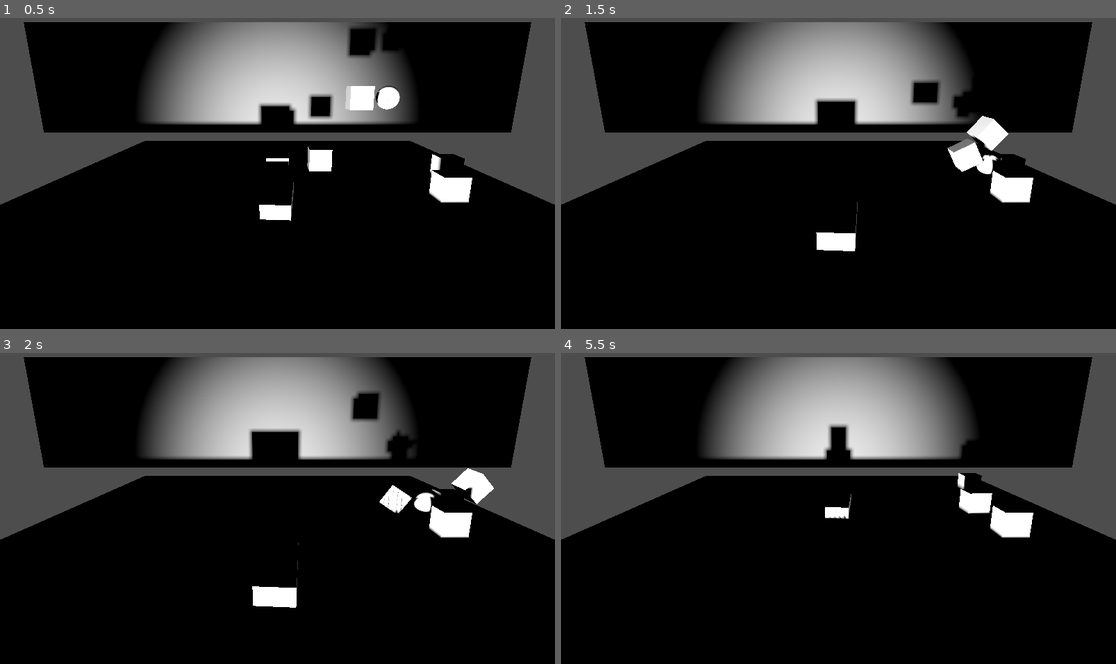
Above: before the commit, frames 1-4 (two rows, left to right).
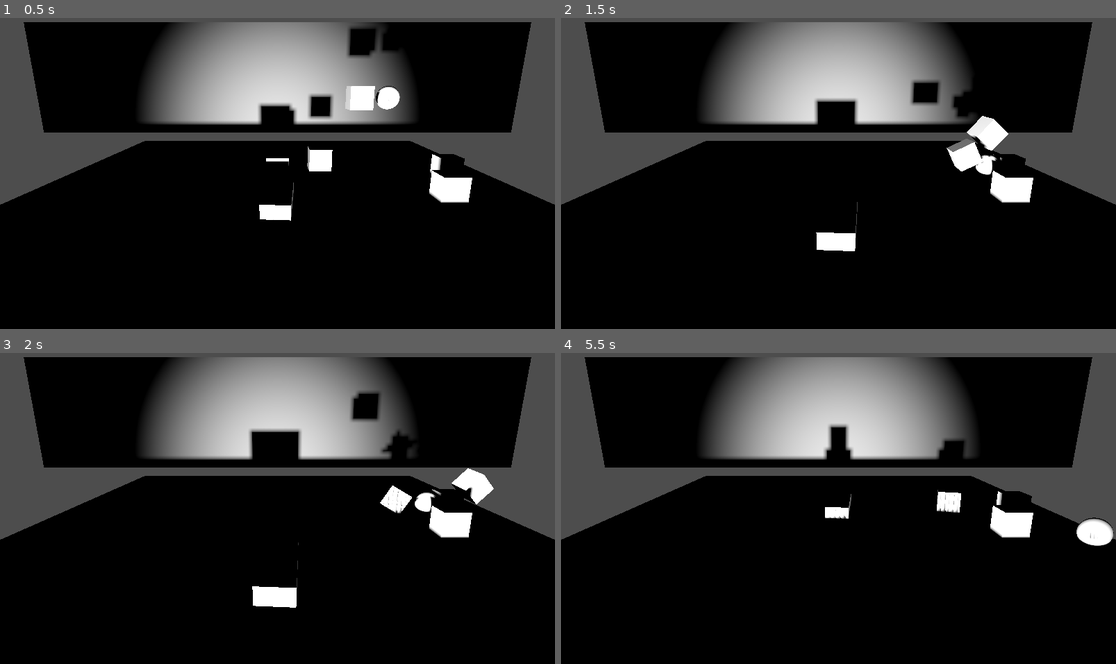
Above: after the commit, the same moments.

Repository: connorheyz/shadow-play
Game: Godot game, scene res://Push.tscn
Two runs of this game, one before a commit and one after it. Both use one fixed random seed, a clock stepped at 60 frames per second and the inputs below. This scene is started directly instead of the project's main scene.
Inputs:
- Up to frame 1 (0.5 s): no input
- Up to frame 2 (1.5 s): hold D (move_right) 0.53-1.28 s; tap E (switch_mode) at 0.6, 1.35 s; tap Space (jump) at 0.77 s; hold S (move_down) from 1.28 s (still down)
- Up to frame 3 (2 s): keep holding S (move_down); tap Space (jump) at 1.52 s
- Up to frame 4 (5.5 s): release S (move_down) at 2.03 s; hold D (move_right) 2.03-2.78 s; tap E (switch_mode) every 0.75 s from 2.1 to 5.1 s; hold W (move_up) 2.78-3.53 s; tap Space (jump) at 3.02, 3.77, 4.52 s; hold A (move_left) 3.53-5.03 s; tap Escape (ui_cancel) at 4.15 s; hold S (move_down) from 5.03 s (still down)

Frame 1 is identical in both runs. In frame 2, 0.1% of the frame differs, in the area x 69-84%, y 37-51%; in frame 3, 0.1%; in frame 4, 1.7%, in the area x 67-100%, y 27-63%.

Commit message:
Added Screens

Diff:
--- /dev/null
+++ b/Screens/credits.gd
@@ -0,0 +1,15 @@
+extends Button
+@export var titlescreen: String
+
+# Called when the node enters the scene tree for the first time.
+func _ready() -> void:
+	pass # Replace with function body.
+
+
+# Called every frame. 'delta' is the elapsed time since the previous frame.
+func _process(delta: float) -> void:
+	pass
+
+
+func _on_button_up() -> void:
+	get_tree().change_scene_to_file(titlescreen)
--- /dev/null
+++ b/Screens/credits.tscn
@@ -0,0 +1,49 @@
+[gd_scene load_steps=2 format=3 uid="uid://c72cl5t0qnxyx"]
+
+[ext_resource type="Script" path="res://Screens/credits.gd" id="1_lorqa"]
+
+[node name="Credits" type="Control"]
+layout_mode = 3
+anchors_preset = 15
+anchor_right = 1.0
+anchor_bottom = 1.0
+grow_horizontal = 2
+grow_vertical = 2
+
+[node name="Credit Screen" type="TextEdit" parent="."]
+layout_mode = 1
+anchors_preset = 8
+anchor_left = 0.5
+anchor_top = 0.5
+anchor_right = 0.5
+anchor_bottom = 0.5
+offset_left = -133.0
+offset_top = -213.5
+offset_right = 133.0
+offset_bottom = -50.5
+grow_horizontal = 2
+grow_vertical = 2
+text = "Credits:
+Connor
+Will
+Chris"
+editable = false
+
+[node name="Credits-Back" type="Button" parent="."]
+layout_mode = 1
+anchors_preset = 8
+anchor_left = 0.5
+anchor_top = 0.5
+anchor_right = 0.5
+anchor_bottom = 0.5
+offset_left = -52.0
+offset_top = -15.5
+offset_right = 52.0
+offset_bottom = 15.5
+grow_horizontal = 2
+grow_vertical = 2
+text = "Back"
+script = ExtResource("1_lorqa")
+titlescreen = "\"res://Screens//title_screen.tscn\""
+
+[connection signal="button_up" from="Credits-Back" to="Credits-Back" method="_on_button_up"]
--- /dev/null
+++ b/Screens/level_select.tscn
@@ -0,0 +1,61 @@
+[gd_scene load_steps=2 format=3 uid="uid://dsxguoq704yp4"]
+
+[ext_resource type="Script" path="res://Screens/level_selecter.gd" id="1_8cv6e"]
+
+[node name="LevelSelect" type="Control"]
+layout_mode = 3
+anchors_preset = 15
+anchor_right = 1.0
+anchor_bottom = 1.0
+grow_horizontal = 2
+grow_vertical = 2
+
+[node name="Level Selecter" type="VBoxContainer" parent="."]
+layout_mode = 1
+anchors_preset = 8
+anchor_left = 0.5
+anchor_top = 0.5
+anchor_right = 0.5
+anchor_bottom = 0.5
+offset_left = -163.0
+offset_top = -20.0
+offset_right = 163.0
+offset_bottom = 20.0
+grow_horizontal = 2
+grow_vertical = 2
+script = ExtResource("1_8cv6e")
+LevelSelect = Array[String](["lever.tscn", "connors_test_scene.tscn", "Push.tscn", "main_scene.tscn", "Push.tscn", "Screens//title_screen.tscn"])
+
+[node name="HBoxContainer" type="HBoxContainer" parent="Level Selecter"]
+layout_mode = 2
+
+[node name="Level1" type="Button" parent="Level Selecter/HBoxContainer"]
+layout_mode = 2
+text = "Level 1"
+
+[node name="Level2" type="Button" parent="Level Selecter/HBoxContainer"]
+layout_mode = 2
+text = "Level 2"
+
+[node name="Level3" type="Button" parent="Level Selecter/HBoxContainer"]
+layout_mode = 2
+text = "Level 3"
+
+[node name="Level4" type="Button" parent="Level Selecter/HBoxContainer"]
+layout_mode = 2
+text = "Level 4"
+
+[node name="Level5" type="Button" parent="Level Selecter/HBoxContainer"]
+layout_mode = 2
+text = "Level 5"
+
+[node name="Back" type="Button" parent="Level Selecter"]
+layout_mode = 2
+text = "Back"
+
+[connection signal="button_up" from="Level Selecter/HBoxContainer/Level1" to="Level Selecter" method="_on_level_1_button_up"]
+[connection signal="button_up" from="Level Selecter/HBoxContainer/Level2" to="Level Selecter" method="_on_level_2_button_up"]
+[connection signal="button_up" from="Level Selecter/HBoxContainer/Level3" to="Level Selecter" method="_on_level_3_button_up"]
+[connection signal="button_up" from="Level Selecter/HBoxContainer/Level4" to="Level Selecter" method="_on_level_4_button_up"]
+[connection signal="button_up" from="Level Selecter/HBoxContainer/Level5" to="Level Selecter" method="_on_level_5_button_up"]
+[connection signal="button_up" from="Level Selecter/Back" to="Level Selecter" method="_on_back_button_up"]
--- /dev/null
+++ b/Screens/level_selecter.gd
@@ -0,0 +1,36 @@
+extends VBoxContainer
+
+@export var LevelSelect: Array[String]
+
+# Called when the node enters the scene tree for the first time.
+func _ready() -> void:
+	pass # Replace with function body.
+
+
+# Called every frame. 'delta' is the elapsed time since the previous frame.
+func _process(delta: float) -> void:
+	pass
+
+
+func _on_level_1_button_up() -> void:
+	get_tree().change_scene_to_file("res://" + LevelSelect[0])
+
+
+func _on_level_2_button_up() -> void:
+	get_tree().change_scene_to_file("res://" + LevelSelect[1])
+
+
+func _on_level_3_button_up() -> void:
+	get_tree().change_scene_to_file("res://enviorment//" + LevelSelect[2])
+
+
+func _on_level_4_button_up() -> void:
+	get_tree().change_scene_to_file("res://" + LevelSelect[3])
+
+
+func _on_level_5_button_up() -> void:
+	get_tree().change_scene_to_file("res://" + LevelSelect[4])
+
+
+func _on_back_button_up() -> void:
+	get_tree().change_scene_to_file("res://" + LevelSelect[5])
--- a/enviornment/title_screen.tscn
+++ b/Screens/title_screen.tscn
@@ -1,7 +1,6 @@
-[gd_scene load_steps=3 format=3 uid="uid://c3khjt5js1dy4"]
+[gd_scene load_steps=2 format=3 uid="uid://c3khjt5js1dy4"]
 
-[ext_resource type="Script" path="res://enviornment/screens.gd" id="1_jbxmh"]
-[ext_resource type="Script" path="res://enviornment/buttonpress.gd" id="2_i6dhu"]
+[ext_resource type="Script" path="res://enviornment/title.gd" id="1_uuyl3"]
 
 [node name="UI" type="Control"]
 layout_mode = 3
@@ -24,7 +23,8 @@
 offset_bottom = 68.0
 grow_horizontal = 2
 grow_vertical = 2
-script = ExtResource("1_jbxmh")
+script = ExtResource("1_uuyl3")
+screenSelect = Array[String](["Screens//level_select.tscn", "Screens//credits.tscn"])
 
 [node name="Play" type="Button" parent="Title Screen"]
 layout_mode = 2
@@ -33,7 +33,6 @@
 [node name="Level Select" type="Button" parent="Title Screen"]
 layout_mode = 2
 text = "Level Select"
-script = ExtResource("2_i6dhu")
 
 [node name="Controls" type="Button" parent="Title Screen"]
 layout_mode = 2
@@ -43,4 +42,5 @@
 layout_mode = 2
 text = "Credits"
 
-[connection signal="button_down" from="Title Screen/Level Select" to="Title Screen" method="_on_level_select_button_down"]
+[connection signal="button_up" from="Title Screen/Level Select" to="Title Screen" method="_on_level_select_button_up"]
+[connection signal="button_up" from="Title Screen/Credits" to="Title Screen" method="_on_credits_button_up"]
--- a/enviornment/screens.gd
+++ /dev/null
@@ -1,37 +0,0 @@
-extends VBoxContainer
-
-var main: bool = false
-var buttonFlag: bool = false
-# Called when the node enters the scene tree for the first time.
-func _ready() -> void:
-	pass # Replace with function body.
-
-
-# Called every frame. 'delta' is the elapsed time since the previous frame.
-func _process(delta: float) -> void:
-	pass
-
-
-func _input(event):
-
-	if(event.is_action_pressed("ui_cancel",false)):
-		_menu(event)
-
-
-func _menu(event:InputEvent):
-	if(event.as_text() == "Escape"):
-		print(main)
-		if(main == false):
-			#print("hi")
-			$".".visible = true
-			main = true
-		elif(main == true):
-			#print("by")
-			$".".visible = false
-			main = false
-
-	#print("hifdsfdsfds")
-
-
-func _on_level_select_button_down() -> void:
-	print("YIPPIE")
--- /dev/null
+++ b/enviornment/title.gd
@@ -0,0 +1,24 @@
+extends VBoxContainer
+
+@export var screenSelect: Array[String]
+# Called when the node enters the scene tree for the first time.
+func _ready() -> void:
+	pass # Replace with function body.
+
+
+# Called every frame. 'delta' is the elapsed time since the previous frame.
+func _process(delta: float) -> void:
+	pass
+
+
+func _input(event):
+	pass
+
+
+
+func _on_level_select_button_up() -> void:
+	get_tree().change_scene_to_file("res://" + screenSelect[0])
+
+
+func _on_credits_button_up() -> void:
+	get_tree().change_scene_to_file("res://" + screenSelect[1])
--- a/project.godot
+++ b/project.godot
@@ -17,7 +17,7 @@
 
 [editor_plugins]
 
-enabled=PackedStringArray("res://addons/gdDelaunay/plugin.cfg")
+enabled=PackedStringArray()
 
 [input]
 
--- a/push_path.gd
+++ b/push_path.gd
@@ -18,3 +18,4 @@
 		PathBlock.axis_lock_linear_y = true
 	if(Z!=0):
 		PathBlock.axis_lock_linear_z = true
+	PathBlock.mass = 37489372
